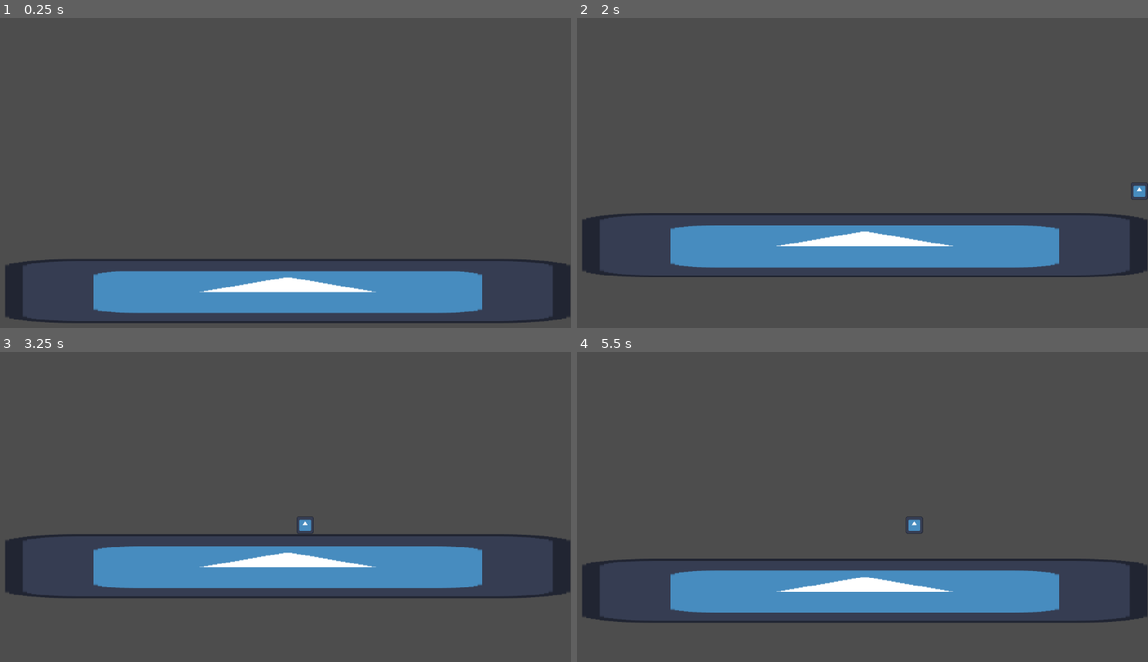
Above: before the commit, frames 1-4 (two rows, left to right).
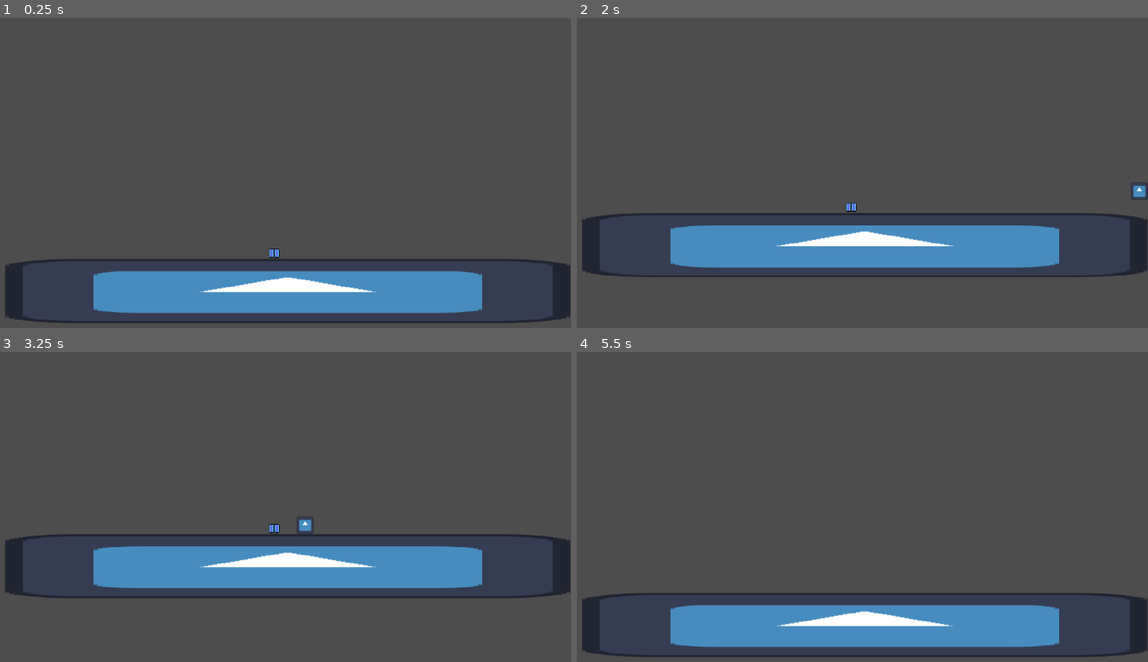
Above: after the commit, the same moments.

Repository: pres2300/ludum_dare_57
Game: Godot game, scene res://levels/level_base.tscn
Two runs of this game, one before a commit and one after it. Both use one fixed random seed, a clock stepped at 60 frames per second and the inputs below. The engine's default icon, where the game draws it, is replaced by a stand-in: a white triangle on a blue panel in a dark square.
Inputs:
- Up to frame 1 (0.25 s): no input
- Up to frame 2 (2 s): hold Space (jump) 0.53-1.28 s; hold Right (ui_right) from 0.53 s (still down); tap Space (jump) at 1.35, 1.52, 1.82 s
- Up to frame 3 (3.25 s): release Right (ui_right) at 2.03 s; hold Space (jump) 2.03-2.78 s; hold Left (ui_left) from 2.03 s (still down); tap Space (jump) at 2.85, 3.02 s
- Up to frame 4 (5.5 s): tap Space (jump) at 3.32, 4.35, 4.52, 4.82 s; hold Space (jump) 3.53-4.28 s; release Left (ui_left) at 4.28 s; hold Right (ui_right) from 4.28 s (still down); hold Space (jump) from 5.03 s (still down)

The runs differ from the first frame. In frame 1, less than 0.1% of the frame differs, in the area x 47-49%, y 74-78%; in frame 2, less than 0.1%; in frame 3, less than 0.1%; in frame 4, 19%, in the area x 0-100%, y 52-99%.

Commit message:
jetpack sound

Diff:
--- a/levels/level_base.tscn
+++ b/levels/level_base.tscn
@@ -39,3 +39,6 @@
 
 [node name="JetPack" parent="." instance=ExtResource("5_ep22m")]
 position = Vector2(585, 8992)
+
+[node name="JetPack2" parent="." instance=ExtResource("5_ep22m")]
+position = Vector2(598, 442)
--- a/player/player.gd
+++ b/player/player.gd
@@ -9,6 +9,7 @@
 @onready var player_sprite = $Sprite2D
 @onready var jetpack_sprite = $JetpackEquipped
 @onready var jetpack_exhaust = $JetpackEquipped/CPUParticles2D
+@onready var jetpack_sound = $JetpackEquipped/AudioStreamPlayer2D
 
 func get_input():
 	var right: bool = Input.is_action_pressed("ui_right")
@@ -16,7 +17,6 @@
 	var jump: bool = Input.is_action_pressed("jump")
 
 	velocity.x = 0.0
-	jetpack_exhaust.emitting = false
 
 	if right:
 		velocity.x = move_speed
@@ -33,7 +33,12 @@
 	elif jump and has_jetpack:
 		velocity.y = jump_speed
 		jetpack_exhaust.emitting = true
-		jetpack_exhaust.emitting = true
+		if not jetpack_sound.playing:
+			jetpack_sound.play()
+	elif has_jetpack:
+		jetpack_exhaust.emitting = false
+		jetpack_sound.stop()
+
 
 func equip_jetpack():
 	has_jetpack = true
--- a/player/player.tscn
+++ b/player/player.tscn
@@ -1,8 +1,9 @@
-[gd_scene load_steps=7 format=3 uid="uid://ce7c1x043ucfe"]
+[gd_scene load_steps=8 format=3 uid="uid://ce7c1x043ucfe"]
 
 [ext_resource type="Texture2D" uid="uid://cwkh1m0ss5733" path="res://icon.svg" id="1_oul6g"]
 [ext_resource type="Script" uid="uid://bypvvate53xcl" path="res://player/player.gd" id="1_rkbax"]
 [ext_resource type="Texture2D" uid="uid://deswwu522edyn" path="res://assets/sprites/jetpack_equipped.png" id="3_g1dw6"]
+[ext_resource type="AudioStream" uid="uid://ckls47eyc4kjw" path="res://assets/sounds/jetpack_ongoing.mp3" id="4_yw30f"]
 
 [sub_resource type="CircleShape2D" id="CircleShape2D_rkbax"]
 radius = 16.0312
@@ -44,3 +45,7 @@
 scale_amount_max = 1.8
 scale_amount_curve = SubResource("Curve_g1dw6")
 color_ramp = SubResource("Gradient_yw30f")
+
+[node name="AudioStreamPlayer2D" type="AudioStreamPlayer2D" parent="JetpackEquipped"]
+stream = ExtResource("4_yw30f")
+parameters/looping = false
Not shown, added: assets/sounds/jetpack_ongoing.mp3.import
Not shown, added: assets/sounds/jetpack_ongoing.mp3
